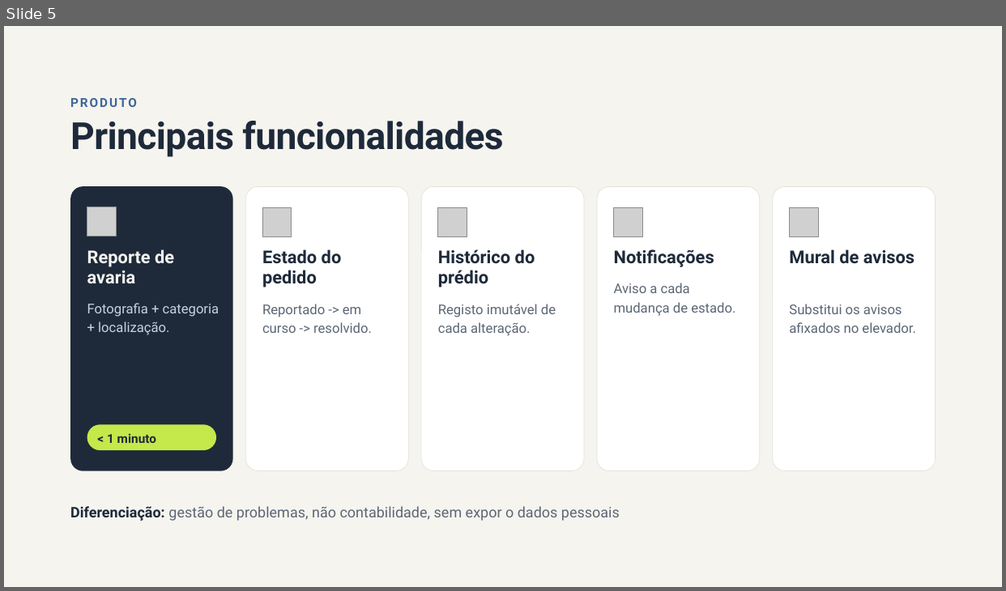
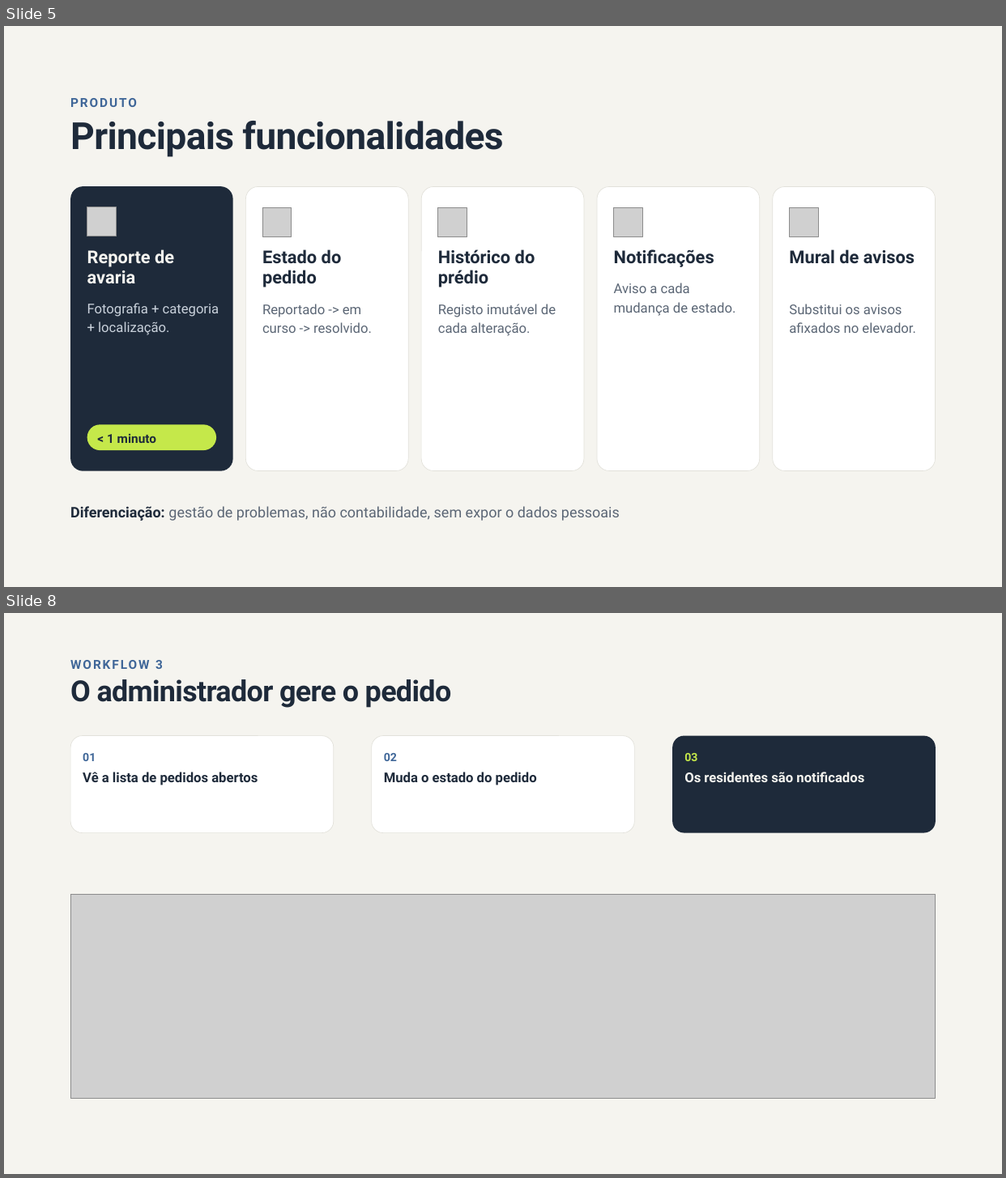
Before and after one commit to LMNSdev/LABDSOF_DOMUSCAST, a slide deck: docs/sprintA/presentation/Apresentacao.pptx. Shown one above the other, each under a label of ours: slide 5 before the commit, slides 5 and 8 after it; the slides between them are not shown. The pictures are 1006x591 and 1006x1178 pixels, drawn with LibreOffice and Linux fonts; fonts in the diff are those of the drawing; grey boxes stand for pictures; background and template pictures are left out. Boxes give left, top, right and bottom in pixels: in the first picture for what was removed or moved away, otherwise in the second. Text is boxed around its words. In the diff, an @@ line names an element or a change of style, - is before the commit and + after.

Commit message:
Updated presentation with workflows images vpmns

```diff
--- a/docs/sprintA/presentation/Apresentacao.pptx
+++ b/docs/sprintA/presentation/Apresentacao.pptx
@@ slide 8 added at bbox=[4, 613, 1002, 1174], background #F5F4EF @@
@@ text added at bbox=[155, 660, 163, 669], 12 pt, text #3F6698, bold @@
+WORKFLOW 3
@@ title added at bbox=[70, 679, 452, 708], 28 pt, text #1E2A3A, bold @@
+O administrador gere o pedido
@@ rounded rectangle added at bbox=[70, 736, 334, 833], fill #FFFFFF, outline #E2E1DA 0.5 pt @@
@@ text added at bbox=[83, 753, 96, 761], 11 pt, text #3F6698, bold @@
+01
@@ rounded rectangle added at bbox=[372, 736, 634, 833], fill #FFFFFF, outline #E2E1DA 0.5 pt @@
@@ text added at bbox=[384, 753, 397, 761], 11 pt, text #3F6698, bold @@
+02
@@ rounded rectangle added at bbox=[672, 736, 936, 833], fill #1E2A3A @@
@@ text added at bbox=[684, 753, 697, 761], 11 pt, text #C5E84A, bold @@
+03
@@ text added at bbox=[83, 772, 258, 786], 13 pt, text #1E2A3A, bold @@
+Vê a lista de pedidos abertos
@@ text added at bbox=[384, 772, 537, 786], 13 pt, text #1E2A3A, bold @@
+Muda o estado do pedido
@@ text added at bbox=[684, 772, 864, 782], 13 pt, text #F5F4EF, bold @@
+Os residentes são notificados
@@ picture added at bbox=[70, 895, 936, 1099] @@
```
Also in this commit, not shown: 3 slides changed, 2 other slides added.
